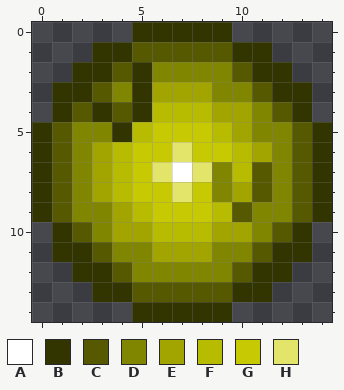
File history of a pixel-art sprite, src/res/paintballs/yellowPaintBall1.png. The picture above was drawn from the file before the commit.
The file is 15x15 pixels. Colours within 5 levels of each other are drawn and written as one.
Palette (. is transparent): A #ffffff  B #333500  C #565900  D #808600  E #a2a500  F #b8bc00  G #c7ca03  H #e3e56b
New version:
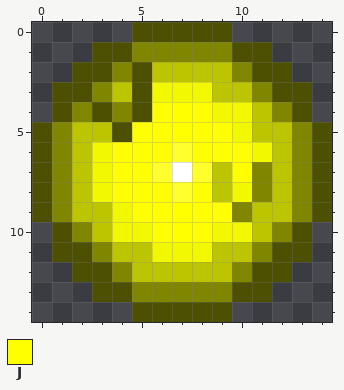
Colours new in this view: J #ffff00
Log entry: menu and super paintBall
From old to new:
{"colour":"B","old":"#333500","new":"#4c5000"}
{"colour":"C","old":"#565900","new":"#808600"}
{"colour":"D","old":"#808600","new":"#bdc500"}
{"colour":"E","old":"#a2a500","new":"#f2f800"}
{"colour":"H","old":"#e3e56b","new":"#ffff2e"}
{"y":4,"x":6,"old":"FFF","new":"JJJ"}
{"y":5,"x":5,"old":"FGGGF","new":"JJJJJ"}
{"y":6,"x":4,"old":"FGG","new":"JJJ"}
{"y":6,"x":8,"old":"GGF","new":"JJJ"}
{"y":7,"x":4,"old":"FG","new":"JJ"}
{"y":7,"x":10,"old":"F","new":"J"}
{"y":8,"x":4,"old":"FGG","new":"JJJ"}
{"y":8,"x":8,"old":"G","new":"J"}
{"y":9,"x":5,"old":"FGGGF","new":"JJJJJ"}
{"y":10,"x":6,"old":"FFF","new":"JJJ"}
{"label":"changed","picture_box":[32,22,332,322]}
